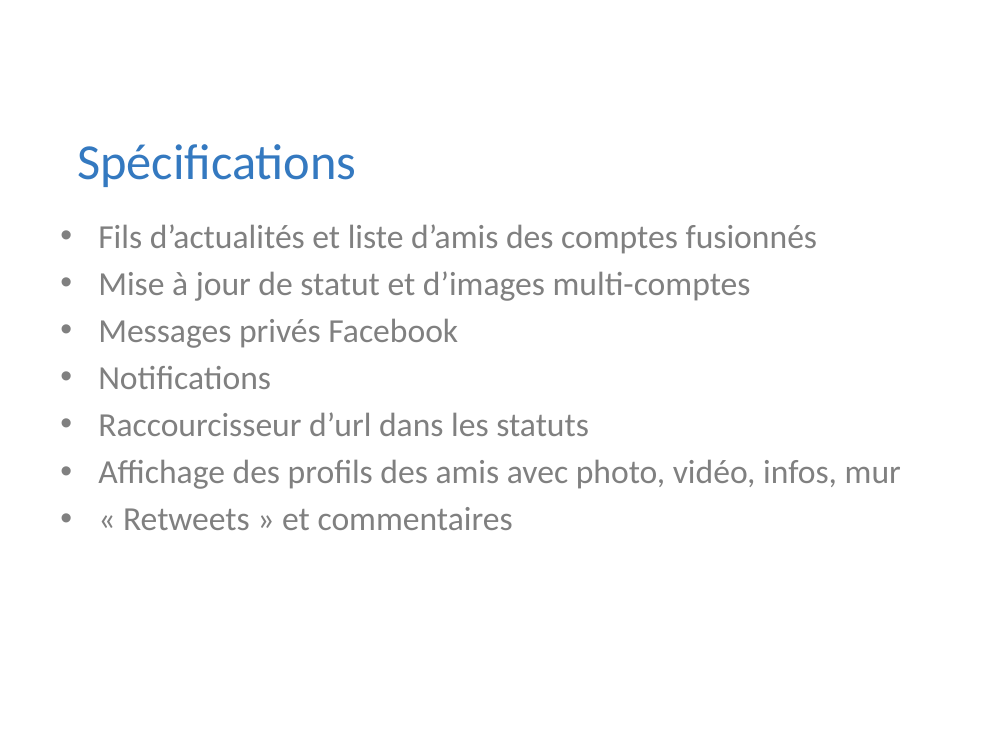
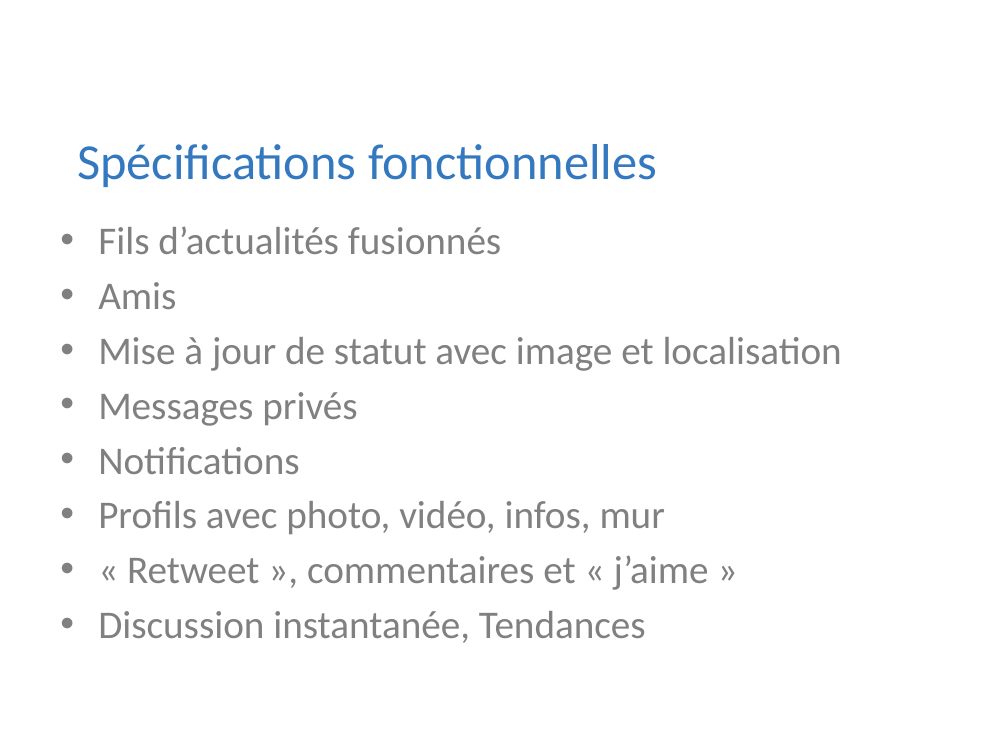
Before and after one commit to Riges/eip-silverlight, a slide deck: slide 8 of Docs/eip 10.09.11/myNETwork.pptx (slide 7 before the commit). Drawn at 1008x756 pixels with LibreOffice and Linux fonts; fonts in the diff are those of the drawing; background and template pictures are left out. Boxes give left, top, right and bottom in pixels: in the first picture for what was removed or moved away, otherwise in the second. Text is boxed around its words. In the diff, an @@ line names an element or a change of style, - is before the commit and + after.

```diff
--- a/Docs/eip 10.09.11/myNETwork.pptx
+++ b/Docs/eip 10.09.11/myNETwork.pptx
@@ text at box(77, 144, 657, 187): text changed @@
-Spécifications
+Spécifications fonctionnelles
@@ text at box(98, 226, 842, 426): text changed; size 24 to 28 pt @@
-• Fils d’actualités et liste d’amis des comptes fusionnés
-• Mise à jour de statut et d’images multi-comptes
-• Messages privés Facebook
+• Fils d’actualités fusionnés
+• Amis
+• Mise à jour de statut avec image et localisation
+• Messages privés
@@ text at box(98, 447, 299, 474): size 24 to 28 pt in "Notifications" @@
@@ text at box(98, 501, 709, 643): text changed; size 24 to 28 pt @@
-• Raccourcisseur d’url dans les statuts
-• Affichage des profils des amis avec photo, vidéo, infos, mur
-• « Retweets » et commentaires
+• Profils avec photo, vidéo, infos, mur
+• « Retweet », commentaires et « j’aime »
+• Discussion instantanée, Tendances
```
Also in this commit, not shown: 13 other slides changed, 2 slides added, 2 slides removed, 2 other files.
